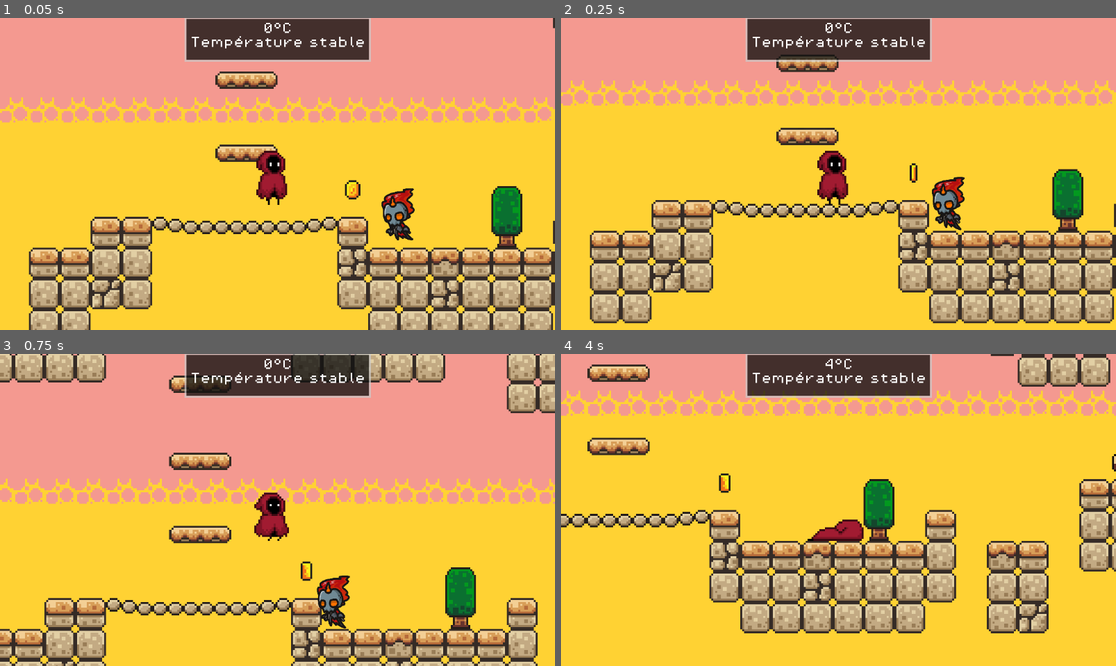
Above: before the commit, frames 1-4 (two rows, left to right).
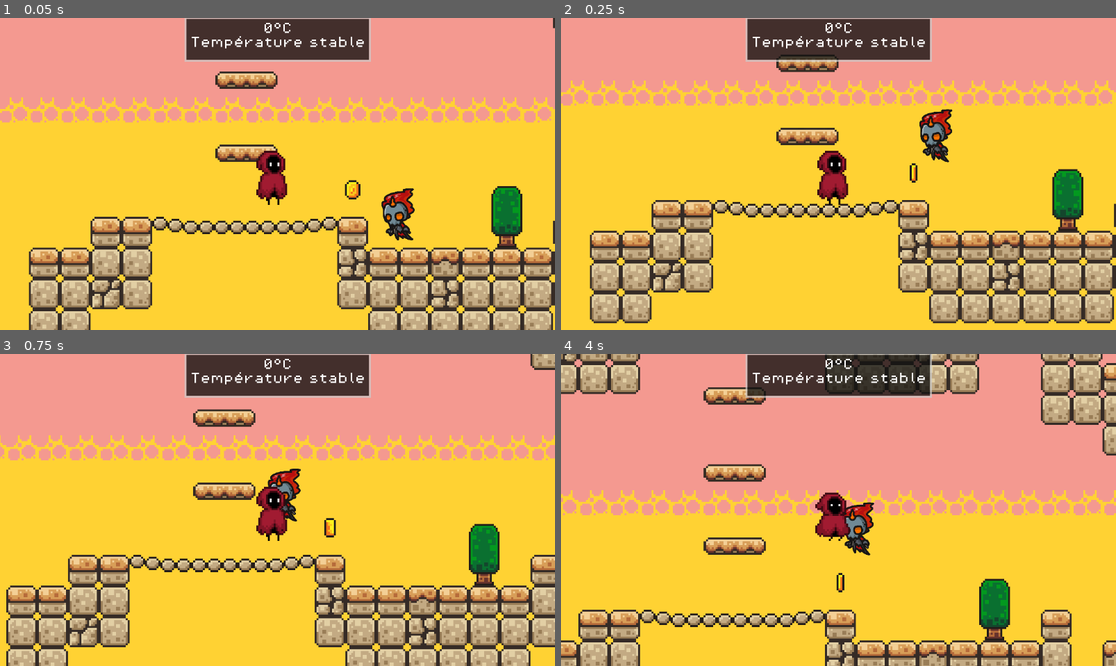
Above: after the commit, the same moments.

Repository: Alexandre74739/GameJam
Game: Godot game, scene res://scenes/game.tscn
Two runs of this game, one before a commit and one after it. Both use one fixed random seed, a clock stepped at 60 frames per second and the inputs below.
Inputs:
- Up to frame 1 (0.05 s): no input
- Up to frame 2 (0.25 s): no input
- Up to frame 3 (0.75 s): hold Right (ui_right) from 0.53 s (still down); tap Up (jump) at 0.6 s
- Up to frame 4 (4 s): tap Up (jump) at 0.77, 1.07, 1.52, 1.55, 1.82, 2.1, 3.02, 3.05, 3.32, 3.6, 3.77 s; tap Space (attack) at 1.35, 2.85 s; release Right (ui_right) at 2.03 s; hold Left (ui_left) 2.03-2.78 s; hold Right (ui_right) from 2.78 s (still down)

Frame 1 is identical in both runs. In frame 2, 1.5% of the frame differs, in the area x 64-73%, y 29-69%; in frame 3, 43%; in frame 4, 65%, in the area x 0-100%, y 0-100%.

Commit message:
ajout pnj bondissant

Diff:
--- a/scripts/pnj.gd
+++ b/scripts/pnj.gd
@@ -2,32 +2,72 @@
 class_name Ennemy
 
 const SPEED = 80.0
+const JUMP_VELOCITY = -300.0
+
 @onready var nav_agent = $NavigationAgent2D
+@onready var _animated_sprite = $AnimatedSprite2D
 @onready var player = get_tree().get_first_node_in_group("Player")
 
+var is_dead = false
+
 func _on_killzone_body_entered(body: Node2D) -> void:
-	if body is Player: # Utilise la class_name que tu as créée
-		print("Le joueur est touché !")
+	if is_dead: return
+	if body is Player:
 		body.die()
 
 func _physics_process(delta):
+	if is_dead: return
+
 	# 1. Gravité
 	if not is_on_floor():
-		velocity.y += get_gravity().y * delta
+		velocity += get_gravity() * delta
 
-	# 2. IA de suivi
+	# 2. IA de suivi avec Saut
 	if player:
 		nav_agent.target_position = player.global_position
 
 		if not nav_agent.is_navigation_finished():
 			var next_path_pos = nav_agent.get_next_path_position()
 			var direction = (next_path_pos - global_position).normalized()
+
+			# Saut intelligent si obstacle ou plateforme
+			if next_path_pos.y < global_position.y - 20 and is_on_floor():
+				velocity.y = JUMP_VELOCITY
+
 			velocity.x = direction.x * SPEED
-			$AnimatedSprite2D.flip_h = velocity.x < 0
+			_animated_sprite.flip_h = velocity.x < 0
+		else:
+			velocity.x = move_toward(velocity.x, 0, SPEED)
 
 	move_and_slide()
+	update_animations()
 
+func update_animations():
+	if not is_on_floor():
+		_animated_sprite.play("jump")
+	elif velocity.x != 0:
+		_animated_sprite.play("walk")
+	else:
+		_animated_sprite.play("idle")
+
+# CETTE FONCTION EST APPELÉE PAR LE PLAYER
 func die_pnj():
-	if WaveManager: # Vérifie que l'Autoload existe
+	if is_dead: return
+	is_dead = true
+
+	# 1. Prévenir le WaveManager immédiatement
+	if WaveManager:
 		WaveManager.enemy_died()
-	queue_free()
+
+	# 2. Désactiver physiquement l'ennemi (il ne peut plus toucher ni être touché)
+	set_collision_layer_value(1, false)
+	set_collision_mask_value(1, false)
+	velocity = Vector2.ZERO
+
+	# 3. Animation et Disparition
+	if _animated_sprite.sprite_frames.has_animation("death"):
+		_animated_sprite.play("death")
+		# On attend la fin de l'animation OU 0.5 seconde max par sécurité
+		await get_tree().create_timer(0.5).timeout
+
+	queue_free() # SUPPRIME l'ennemi de la scène
